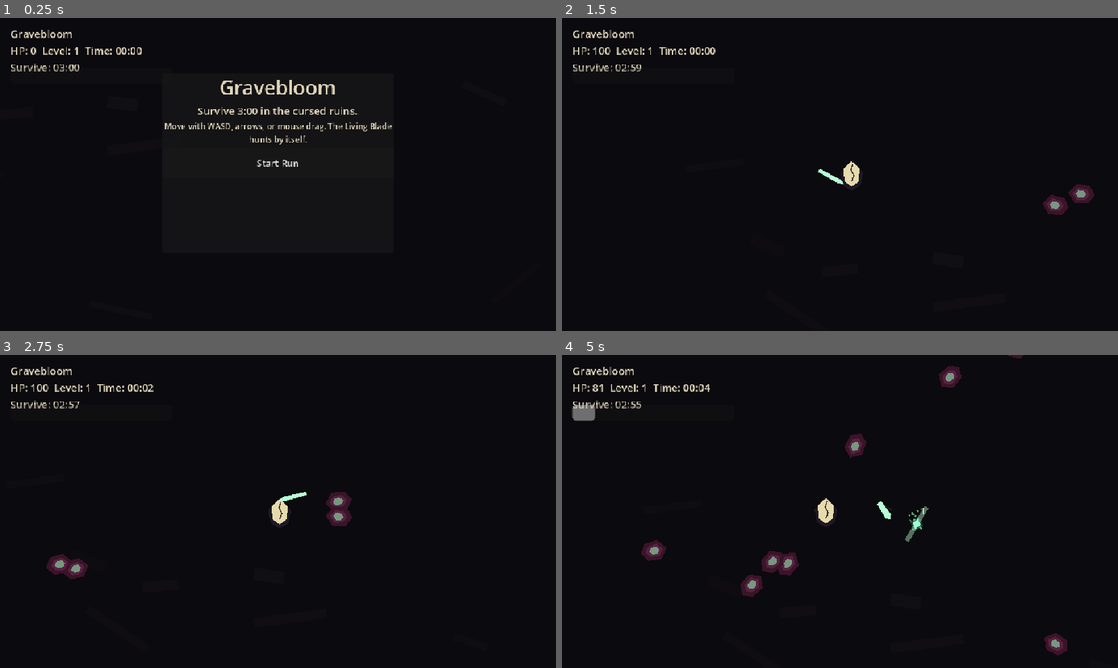
Above: before the commit, frames 1-4 (two rows, left to right).
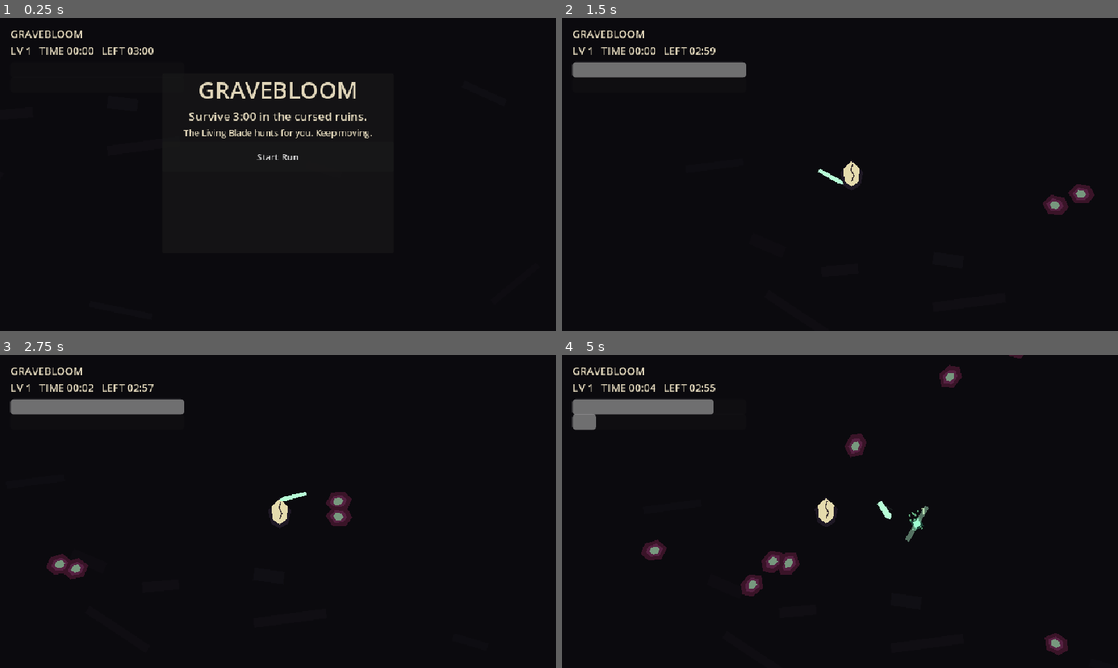
Above: after the commit, the same moments.

Repository: kotlinhustle/gravebloom
Game: Godot game, scene res://scenes/main.tscn
Same seed, same stepped clock (60 frames per second), same inputs: the game is played once before the commit and once after it.
Inputs (mouse positions are in pixels of both pictures, inside the frame that each line leads up to):
- Up to frame 1 (0.25 s): no input
- Up to frame 2 (1.5 s): click "Start Run" at 0.5 s; tap Enter at 1.25 s; move the mouse to (962, 158) at 1.27 s; hold D from 1.28 s (still down); click (962, 158) at 1.42 s
- Up to frame 3 (2.75 s): release D at 2 s; drag from (166, 527) to (250, 574) at 2.02 s
- Up to frame 4 (5 s): move the mouse to (895, 442) at 2.77 s; hold D 2.78-3.5 s; click (895, 442) at 2.92 s; drag from (812, 574) to (673, 464) at 3.52 s; move the mouse to (1006, 558) at 4.27 s; hold A from 4.28 s (still down); click (1006, 558) at 4.42 s

The runs differ from the first frame. In frame 1, 3.1% of the frame differs, in the area x 2-71%, y 3-48%; in frame 2, 2.1%; in frame 3, 2.1%; in frame 4, 2.0%.

Commit message:
Polish mobile combat presentation

Diff:
--- a/scripts/combat_fx.gd
+++ b/scripts/combat_fx.gd
@@ -55,3 +55,20 @@
 	tween.tween_property(ring_line, "scale", Vector2.ONE * (radius / 8.0), duration)
 	tween.tween_property(ring_line, "modulate:a", 0.0, duration)
 	tween.chain().tween_callback(ring_line.queue_free)
+
+static func sparkle(parent: Node, position: Vector2, color: Color, duration: float = 0.22) -> void:
+	var dot := Polygon2D.new()
+	dot.color = color
+	var shape := PackedVector2Array()
+	shape.append(Vector2(0, -2))
+	shape.append(Vector2(2, 0))
+	shape.append(Vector2(0, 2))
+	shape.append(Vector2(-2, 0))
+	dot.polygon = shape
+	dot.global_position = position
+	parent.add_child(dot)
+	var tween := parent.create_tween()
+	tween.set_parallel(true)
+	tween.tween_property(dot, "scale", Vector2.ZERO, duration)
+	tween.tween_property(dot, "modulate:a", 0.0, duration)
+	tween.chain().tween_callback(dot.queue_free)
--- a/scripts/main.gd
+++ b/scripts/main.gd
@@ -23,11 +23,18 @@
 var game_state := "start"
 var miniboss_spawned := false
 var last_run_result := ""
+var shadow_spirit_unlocked := false
+var shadow_spirit_timer := 3.0
+var shadow_spirit_cooldown := 5.5
+var shadow_spirit_damage := 2
+var shake_time := 0.0
+var shake_intensity := 0.0
 
 @onready var world := Node2D.new()
 @onready var fx_layer := Node2D.new()
 @onready var ui_layer := CanvasLayer.new()
 @onready var hud := Label.new()
+@onready var hp_bar := ProgressBar.new()
 @onready var xp_bar := ProgressBar.new()
 @onready var upgrade_panel := PanelContainer.new()
 @onready var upgrade_list := VBoxContainer.new()
@@ -43,6 +50,7 @@
 	_show_start_screen()
 
 func _process(delta: float) -> void:
+	_update_screen_shake(delta)
 	if game_state != "running":
 		return
 	elapsed += delta
@@ -56,6 +64,7 @@
 		_spawn_enemy_wave()
 		spawn_timer = max(0.18, 1.0 - elapsed * 0.008)
 	living_blade.tick(delta, enemies)
+	_update_shadow_spirit(delta)
 	_update_shards(delta)
 	_check_enemy_contact(delta)
 	_update_hud()
@@ -89,8 +98,14 @@
 	hud.add_theme_font_size_override("font_size", 18)
 	hud.add_theme_color_override("font_color", Color(0.88, 0.84, 0.73))
 	ui_layer.add_child(hud)
-	xp_bar.position = Vector2(18, 86)
-	xp_bar.size = Vector2(280, 18)
+	hp_bar.position = Vector2(18, 76)
+	hp_bar.size = Vector2(300, 18)
+	hp_bar.max_value = 100.0
+	hp_bar.value = 100.0
+	hp_bar.show_percentage = false
+	ui_layer.add_child(hp_bar)
+	xp_bar.position = Vector2(18, 102)
+	xp_bar.size = Vector2(300, 18)
 	xp_bar.max_value = xp_to_next
 	xp_bar.value = xp
 	xp_bar.show_percentage = false
@@ -114,9 +129,9 @@
 	get_tree().paused = true
 	overlay_panel.visible = true
 	_clear_container(overlay_list)
-	_add_overlay_label("Gravebloom", 34)
-	_add_overlay_label("Survive 3:00 in the cursed ruins.", 18)
-	_add_overlay_label("Move with WASD, arrows, or mouse drag. The Living Blade hunts by itself.", 14)
+	_add_overlay_label("GRAVEBLOOM", 40)
+	_add_overlay_label("Survive 3:00 in the cursed ruins.", 20)
+	_add_overlay_label("The Living Blade hunts for you. Keep moving.", 15)
 	_add_overlay_button("Start Run", _start_run)
 
 func _start_run() -> void:
@@ -135,6 +150,11 @@
 	paused_for_upgrade = false
 	miniboss_spawned = false
 	last_run_result = ""
+	shadow_spirit_unlocked = false
+	shadow_spirit_timer = 3.0
+	shadow_spirit_cooldown = 5.5
+	shadow_spirit_damage = 2
+	_stop_screen_shake()
 	_spawn_player()
 	_update_hud()
 
@@ -173,12 +193,14 @@
 	_spawn_enemy(false, true)
 	CombatFxScript.ring(fx_layer, player.global_position, Color(0.9, 0.55, 0.72, 0.9), 260.0, 0.7)
 	_flash_overlay_text("A Grave Warden wakes")
+	_start_screen_shake(0.34, 8.0)
 
 func _on_enemy_damaged(enemy_position: Vector2, amount: int) -> void:
 	CombatFxScript.damage_number(fx_layer, enemy_position, amount)
 
 func _on_enemy_died(enemy_position: Vector2, xp_value: int = 1, was_miniboss: bool = false) -> void:
 	CombatFxScript.burst(fx_layer, enemy_position, Color(0.55, 1.0, 0.72, 0.9), 18 if was_miniboss else 12)
+	_start_screen_shake(0.18 if was_miniboss else 0.06, 7.0 if was_miniboss else 2.5)
 	var shard: XPShard = XPShardScene.instantiate()
 	shard.position = enemy_position
 	shard.value = xp_value
@@ -197,6 +219,8 @@
 		var distance := shard.global_position.distance_to(player.global_position)
 		if distance < shard_pull_range:
 			shard.global_position = shard.global_position.move_toward(player.global_position, 320.0 * delta)
+			if randf() < 0.28:
+				CombatFxScript.sparkle(fx_layer, shard.global_position, Color(0.58, 1.0, 0.78, 0.72), 0.2)
 		if distance < 22.0:
 			xp += shard.value
 			shard.queue_free()
@@ -243,15 +267,16 @@
 	_clear_container(upgrade_list)
 	var title := _make_label("Choose a relic", 26)
 	upgrade_list.add_child(title)
-	_add_upgrade_button("Sharpen Living Blade", "_upgrade_damage")
-	_add_upgrade_button("Quicken the Curse", "_upgrade_cooldown")
-	_add_upgrade_button("Widen Pale Reach", "_upgrade_range")
+	_add_upgrade_button("Sharpen Living Blade", "More blade damage", "_upgrade_damage")
+	_add_upgrade_button("Quicken the Curse", "Shorter blade cooldown", "_upgrade_cooldown")
+	_add_upgrade_button("Widen Pale Reach", "Blade hunts farther", "_upgrade_range")
+	_add_upgrade_button("Call Shadow Spirit", "A spirit cuts through crowds", "_upgrade_shadow_spirit")
 	upgrade_panel.visible = true
 
-func _add_upgrade_button(text: String, method_name: StringName) -> void:
+func _add_upgrade_button(text: String, description: String, method_name: StringName) -> void:
 	var button := Button.new()
-	button.text = text
-	button.custom_minimum_size = Vector2(280, 48)
+	button.text = "%s\n%s" % [text, description]
+	button.custom_minimum_size = Vector2(380, 58)
 	button.set_meta("upgrade_method", String(method_name))
 	button.pressed.connect(_on_upgrade_button_pressed.bind(button))
 	upgrade_list.add_child(button)
@@ -274,6 +299,15 @@
 func _upgrade_range() -> void:
 	living_blade.widen_reach()
 
+func _upgrade_shadow_spirit() -> void:
+	if shadow_spirit_unlocked:
+		shadow_spirit_damage += 1
+		shadow_spirit_cooldown = max(2.5, shadow_spirit_cooldown - 0.45)
+	else:
+		shadow_spirit_unlocked = true
+		shadow_spirit_timer = 0.35
+	_flash_overlay_text("Shadow Spirit awakened")
+
 func _show_game_over() -> void:
 	if game_state == "game_over":
 		return
@@ -301,14 +335,93 @@
 	var health_value := 0
 	if player != null:
 		health_value = int(ceil(player.health))
-	hud.text = "Gravebloom\nHP: %d  Level: %d  Time: %s\nSurvive: %s" % [
-		health_value,
+	hud.text = "GRAVEBLOOM\nLV %d   TIME %s   LEFT %s" % [
 		level,
 		_format_time(elapsed),
 		_format_time(remaining)
 	]
+	hp_bar.value = health_value
 	xp_bar.max_value = xp_to_next
 	xp_bar.value = xp
+
+func _update_shadow_spirit(delta: float) -> void:
+	if not shadow_spirit_unlocked:
+		return
+	shadow_spirit_timer -= delta
+	if shadow_spirit_timer > 0.0:
+		return
+	var target := _nearest_enemy_for_spirit()
+	if target == null:
+		shadow_spirit_timer = 0.4
+		return
+	_cast_shadow_spirit(target.global_position)
+	shadow_spirit_timer = shadow_spirit_cooldown
+
+func _nearest_enemy_for_spirit() -> Node2D:
+	var best: Node2D = null
+	var best_distance := 420.0
+	for enemy in enemies:
+		if not is_instance_valid(enemy):
+			continue
+		var distance := player.global_position.distance_to(enemy.global_position)
+		if distance < best_distance:
+			best_distance = distance
+			best = enemy
+	return best
+
+func _cast_shadow_spirit(target_position: Vector2) -> void:
+	var start := player.global_position
+	var direction := start.direction_to(target_position)
+	if direction.length() <= 0.0:
+		return
+	var end := start + direction * 520.0
+	var spirit := Line2D.new()
+	spirit.width = 14.0
+	spirit.default_color = Color(0.44, 1.0, 0.78, 0.72)
+	spirit.points = PackedVector2Array([start, end])
+	fx_layer.add_child(spirit)
+	var tween := create_tween()
+	tween.tween_property(spirit, "modulate:a", 0.0, 0.34)
+	tween.tween_callback(spirit.queue_free)
+	CombatFxScript.ring(fx_layer, start, Color(0.45, 1.0, 0.76, 0.55), 90.0, 0.28)
+	for enemy in enemies:
+		if not is_instance_valid(enemy):
+			continue
+		var distance_to_beam := _distance_to_segment(enemy.global_position, start, end)
+		if distance_to_beam <= 34.0:
+			enemy.take_damage(shadow_spirit_damage, start, 180.0)
+	_start_screen_shake(0.1, 3.5)
+
+func _distance_to_segment(point: Vector2, start: Vector2, end: Vector2) -> float:
+	var segment := end - start
+	var length_squared := segment.length_squared()
+	if length_squared <= 0.0:
+		return point.distance_to(start)
+	var t: float = clamp((point - start).dot(segment) / length_squared, 0.0, 1.0)
+	var projection := start + segment * t
+	return point.distance_to(projection)
+
+func _start_screen_shake(duration: float, intensity: float) -> void:
+	shake_time = max(shake_time, duration)
+	shake_intensity = max(shake_intensity, intensity)
+
+func _stop_screen_shake() -> void:
+	shake_time = 0.0
+	shake_intensity = 0.0
+	world.position = Vector2.ZERO
+	fx_layer.position = Vector2.ZERO
+
+func _update_screen_shake(delta: float) -> void:
+	if shake_time <= 0.0:
+		if world.position != Vector2.ZERO:
+			world.position = Vector2.ZERO
+			fx_layer.position = Vector2.ZERO
+		return
+	shake_time -= delta
+	var offset := Vector2(randf_range(-shake_intensity, shake_intensity), randf_range(-shake_intensity, shake_intensity))
+	world.position = offset
+	fx_layer.position = offset
+	shake_intensity = max(0.0, shake_intensity - delta * 18.0)
 
 func _format_time(time_value: float) -> String:
 	var total_seconds: int = int(max(0.0, floor(time_value)))
Not shown, changed: AGENTS.md
